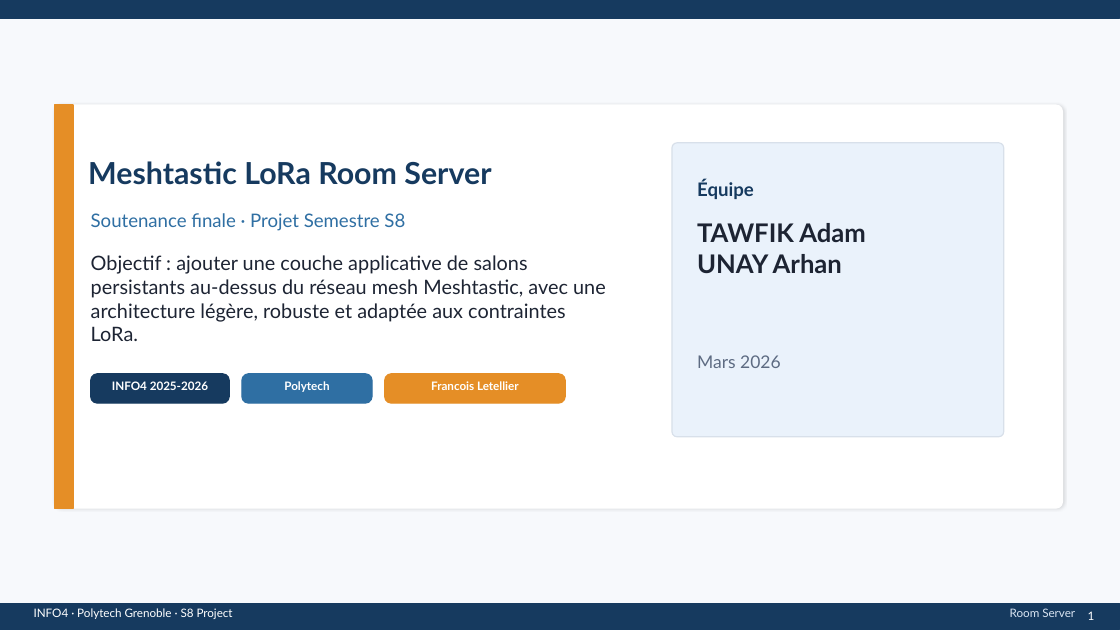
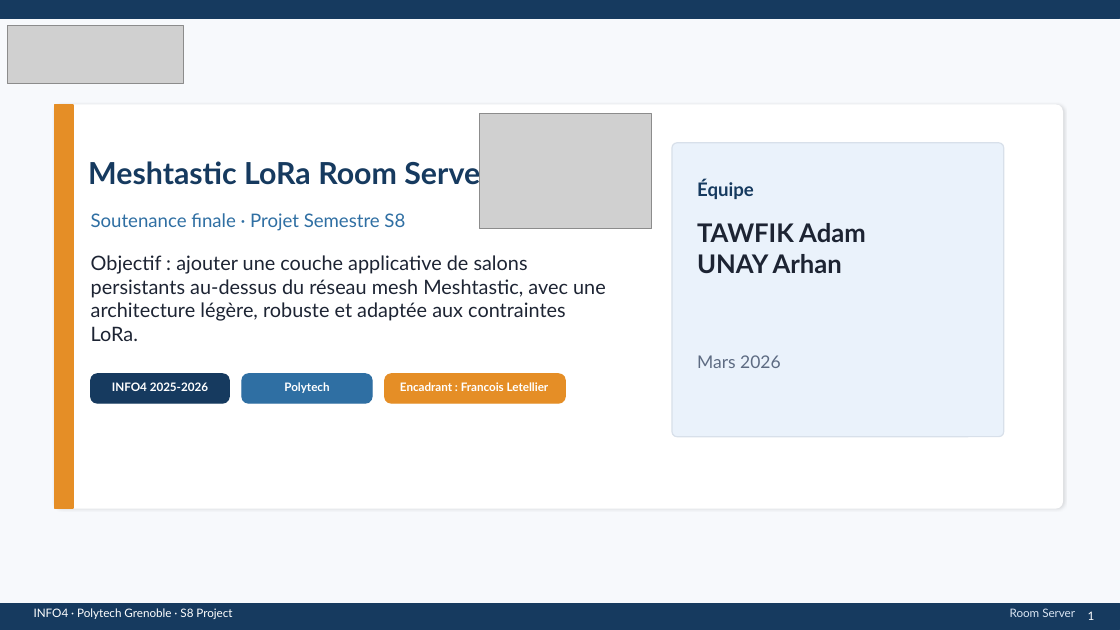
Before and after one commit to arhis222/Meshtastic-LoRa-Room-Server-Documents, a slide deck: slide 1 of documents/Presentations/Room_Server_Soutenance.pptx. Drawn at 1120x630 pixels with LibreOffice and Linux fonts; fonts in the diff are those of the drawing; grey boxes stand for pictures. Boxes give left, top, right and bottom in pixels: in the first picture for what was removed or moved away, otherwise in the second. Text is boxed around its words. In the diff, an @@ line names an element or a change of style, - is before the commit and + after.

```diff
--- a/documents/Presentations/Room_Server_Soutenance.pptx
+++ b/documents/Presentations/Room_Server_Soutenance.pptx
@@ picture added at bbox=[8, 25, 184, 84] @@
@@ picture added at bbox=[479, 113, 652, 229] @@
@@ text at bbox=[400, 382, 549, 391]: text changed @@
-Francois Letellier
+Encadrant : Francois Letellier
```
Also in this commit, not shown: 5 other slides changed, 5 other files.
